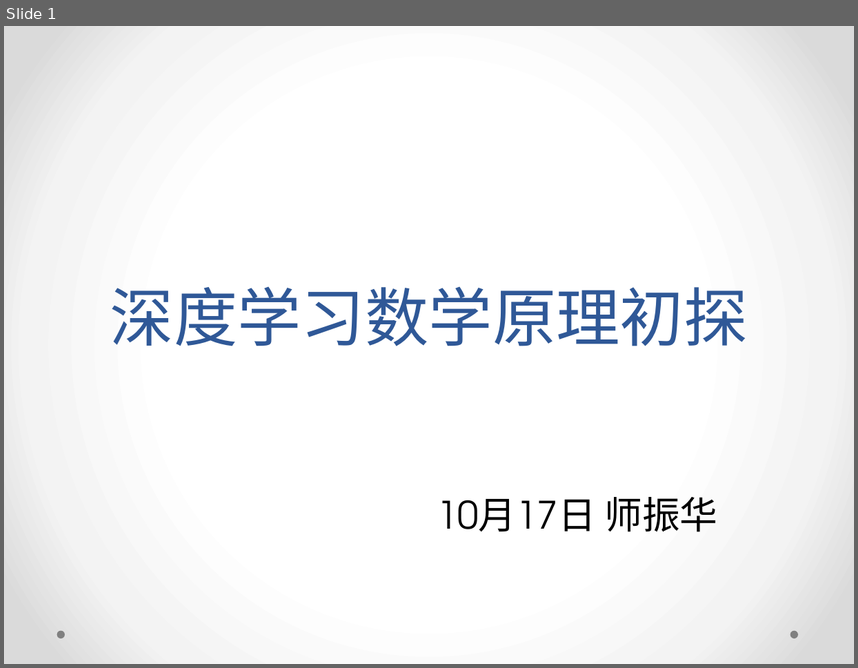
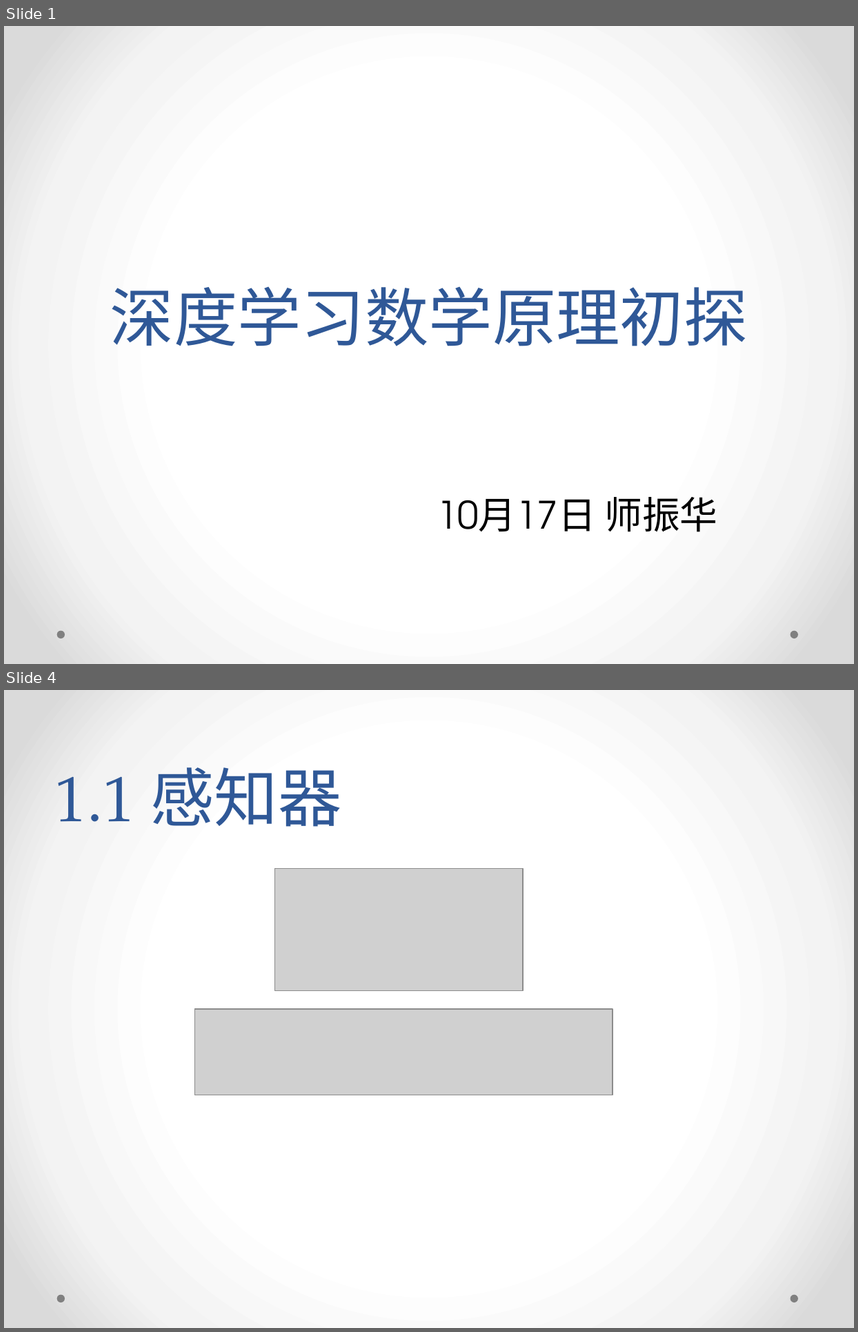
Before and after one commit to yish0000/neuralnetwork, a slide deck: 深度学习数学原理初探.pptx. Shown one above the other, each under a label of ours: slide 1 before the commit, slides 1 and 4 after it; the slides between them are not shown. The pictures are 858x668 and 858x1332 pixels, drawn with LibreOffice and Linux fonts; fonts in the diff are those of the drawing; grey boxes stand for pictures; background and template pictures are left out. Boxes give left, top, right and bottom in pixels: in the first picture for what was removed or moved away, otherwise in the second. Text is boxed around its words. In the diff, an @@ line names an element or a change of style, - is before the commit and + after.

```diff
--- a/深度学习数学原理初探.pptx
+++ b/深度学习数学原理初探.pptx
@@ slide 4 added at (x1=4, y1=690, x2=854, y2=1328), background gradient #FFFFFF to #F4F4F4 to #DADADA; not listed: 2 template elements that a slide beside it also shows @@
@@ title added at (x1=55, y1=767, x2=342, y2=827), 54 pt, text #2F5897 @@
+1.1 感知器
@@ picture added at (x1=275, y1=869, x2=524, y2=991) @@
@@ picture added at (x1=194, y1=1009, x2=613, y2=1094) @@
```
Also in this commit, not shown: 5 other slides added, 1 slide removed.
